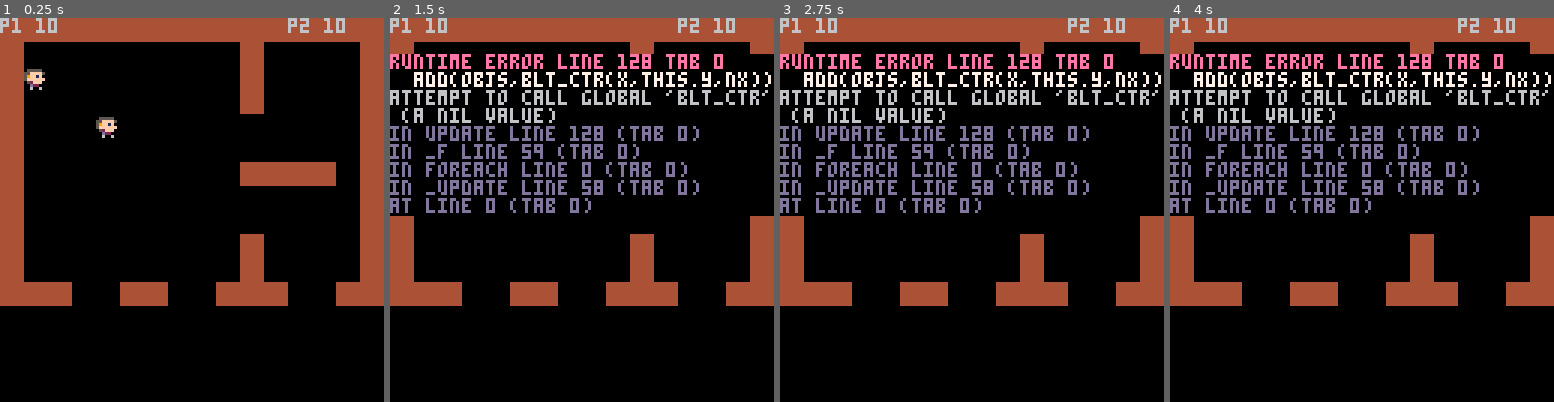
Above: before the commit, frames 1-4 (left to right).
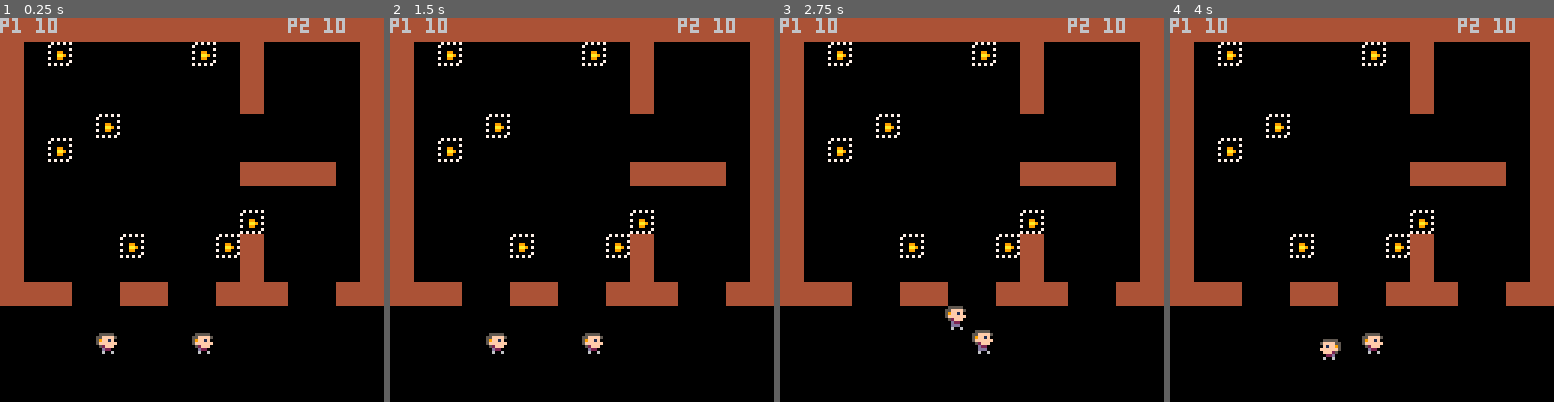
Above: after the commit, the same moments.

Repository: wesen/carts
Game: PICO-8 cartridge hoarders.p8
The game is run twice, just before and just after one commit, with the same random seed, the same clock (stepped at 60 frames per second) and the same inputs.
Inputs:
- Up to frame 1 (0.25 s): no input
- Up to frame 2 (1.5 s): tap X (X key) at 0.33, 1.07 s
- Up to frame 3 (2.75 s): hold Right 1.6-2.1 s; tap X (X key) at 1.85 s; hold Up 2.15-2.42 s; hold Right from 2.47 s (still down)
- Up to frame 4 (4 s): tap X (X key) at 2.97 s; release Right at 3.03 s; hold Left 3.08-3.58 s; hold Down 3.63-3.97 s

The runs differ from the first frame. In frame 1, 1.7% of the frame differs, in the area x 6-69%, y 6-88%; in frame 2, 17%; in frame 3, 17%, in the area x 0-100%, y 6-88%; in frame 4, 17%.
Error before the commit: runtime error line 128 tab 0; add(objs,blt_ctr(x,this.y,nx)); attempt to call global 'blt_ctr' (a nil value)

Commit message:
Add rubbish creation

Diff:
--- a/hoarders.p8
+++ b/hoarders.p8
@@ -3,6 +3,8 @@
 __lua__
 typ_plyr=0
 typ_blt=1
+typ_rub=2
+typ_dirt=3
 
 function print_o(name,o1,y)
    print(name.." x "..tostr(o1.x).." y "..tostr(o1.y).." w "..tostr(o1.w).." h "..tostr(o1.h),0,y)
@@ -51,10 +53,15 @@
 objs={}
 
 function _init()
- p1=player_ctr(32,32,0)
+ srand(0)
+ p1=player_ctr(4*8,13*8,0)
+ p1.cleaner=true
  add(objs,p1)
- p2=player_ctr(8,16,1)
+ p2=player_ctr(8*8,13*8,1)
+ p2.cleaner=false
  add(objs,p2)
+
+ create_rubbish()
 end
 
 function _update()
@@ -67,12 +74,16 @@
  cls()
  map(0,0,0,0)
  dbg_draw()
+ draw_state()
+ foreach(objs,function(obj)
+  obj.draw(obj)
+ end)
+end
+
+function draw_state()
  print("p1 "..tostr(p1.score),0,0)
  print("p2 "..tostr(p2.score),96,0)
  print("")
- foreach(objs,function(obj)
-  obj.draw(obj)
- end)
 end
 
 function dbg_draw()
@@ -96,7 +107,7 @@
  draw=function(this)
  this.spr=(this.spr+1)%16
  spr(this.state*2+1+this.spr/8,this.x,this.y,1,1,this.flp_x,false)
- end,
+end,
 
  update=function(this)
  this.state=st_walking
@@ -120,15 +131,6 @@
 
  if btnp(5,idx) then
   -- create a new bullet and add it to the objects of the game
-  local x,nx
-  if this.flp_x then
-   nx=-1
-   x=this.x-4
-  else
-   nx=1
-   x=this.x+7
-  end
-  add(objs,blt_ctr(x,this.y,nx))
   sfx(0)
  end
 
@@ -138,20 +140,57 @@
   this.y=py
  end
 
- end
+ if count(get_colliders(this,typ_rub))>0 or band(f,1)==1 then
+  this.x=px
+  this.y=py
+ end
+
+end
 }
 end
 
 -->8
-
+function rubbish_ctr(x,y)
+ return {
+  typ=typ_rub,
+  x=x,y=y,w=8,h=8,
+  update=function(this)
+end,
+  draw=function(this)
+  spr(16,this.x,this.y)
+-- spr(16,this.x,this.y)
+end}
+
+end
+
+function get_random_pos()
+ while true do
+  local x=flr(rnd(13)+1)
+  local y=flr(rnd(9)+1)
+  if (mget(x,y)==0) return {x*8,y*8}
+ end
+end
+
+function create_rubbish()
+ for i=1,8 do
+  local pos=get_random_pos()
+  local rub=rubbish_ctr(pos[1],pos[2])
+  add(objs,rub)
+ end
+end
 -->8
 -- ❎ player movement
+-- ❎ create items
+-- interact items
 -- player roles
--- pickup items
 -- cleanup items
 -- better animation
--- animals
---
+-- animals spawning
+-- inventory
+-- score
+-- end condition
+-- starting screen
+-- joystick controls
 __gfx__
 00000000055555000000000005555500055555500000000000000000000000000000000000000000000000000000000000000000000000000000000000000000
 0000000055ffff500555550055ffff5055ffff000000000000000000000000000000000000000000000000000000000000000000000000000000000000000000
@@ -161,14 +200,14 @@
 0070070000d22000052fff0000d2200000ddd0000000000000000000000000000000000000000000000000000000000000000000000000000000000000000000
 0000000000ddd00000d2200000ddd00000d006000000000000000000000000000000000000000000000000000000000000000000000000000000000000000000
 00000000006006000060060000600600006000000000000000000000000000000000000000000000000000000000000000000000000000000000000000000000
-00000000000000000000000000000000000000000000000000000000000000000000000000000000000000000000000000000000000000000000000000000000
-00000000000000000000000000000000000000000000000000000000000000000000000000000000000000000000000000000000000000000000000000000000
-00000000000000000000000000000000000000000000000000000000000000000000000000000000000000000000000000000000000000000000000000000000
-00000000000000000000000000000000000000000000000000000000000000000000000000000000000000000000000000000000000000000000000000000000
-09900000066000000000000000000000000000000000000000000000000000000000000000000000000000000000000000000000000000000000000000000000
-9aa900006cc600000000000000000000000000000000000000000000000000000000000000000000000000000000000000000000000000000000000000000000
-09900000066000000000000000000000000000000000000000000000000000000000000000000000000000000000000000000000000000000000000000000000
-00000000000000000000000000000000000000000000000000000000000000000000000000000000000000000000000000000000000000000000000000000000
+07070707000000000000000000000000000000000000000000000000000000000000000000000000000000000000000000000000000000000000000000000000
+70000000000000000000000000000000000000000000000000000000000000000000000000000000000000000000000000000000000000000000000000000000
+00000007000000000000000000000000000000000000000000000000000000000000000000000000000000000000000000000000000000000000000000000000
+70099000000000000000000000000000000000000000000000000000000000000000000000000000000000000000000000000000000000000000000000000000
+000aa907066000000000000000000000000000000000000000000000000000000000000000000000000000000000000000000000000000000000000000000000
+700990006cc600000000000000000000000000000000000000000000000000000000000000000000000000000000000000000000000000000000000000000000
+00000007066000000000000000000000000000000000000000000000000000000000000000000000000000000000000000000000000000000000000000000000
+70707070000000000000000000000000000000000000000000000000000000000000000000000000000000000000000000000000000000000000000000000000
 44444444000000000000000000000000000000000000000000000000000000000000000000000000000000000000000000000000000000000000000000000000
 44444444000000000000000000000000000000000000000000000000000000000000000000000000000000000000000000000000000000000000000000000000
 44444444000000000000000000000000000000000000000000000000000000000000000000000000000000000000000000000000000000000000000000000000
